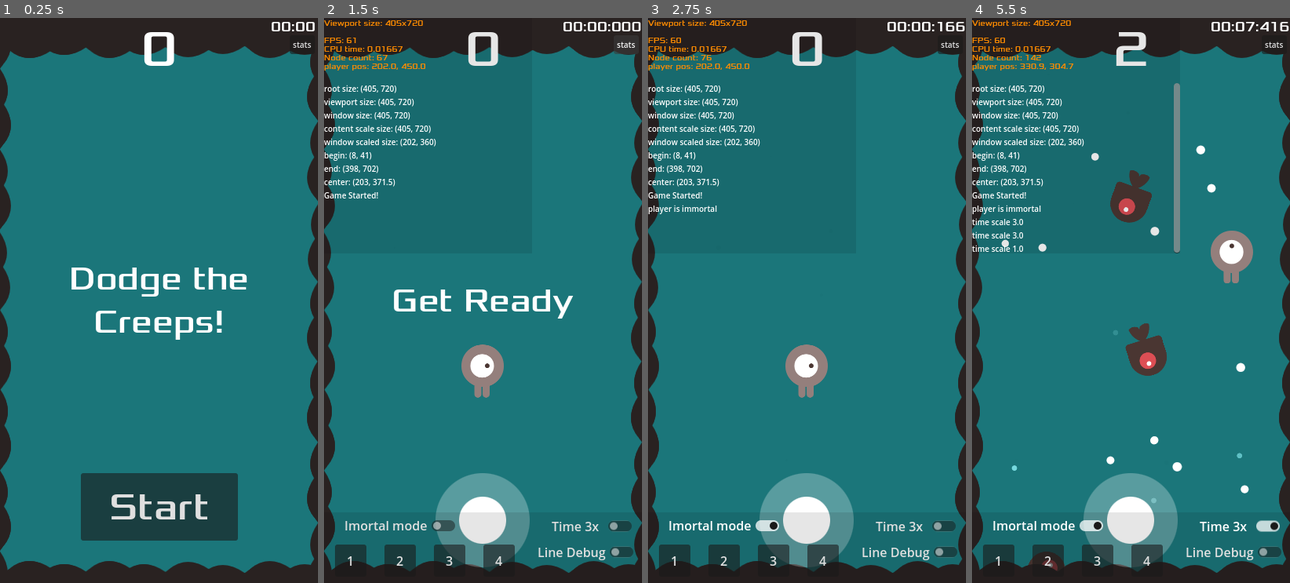
Above: before the commit, frames 1-4 (left to right).
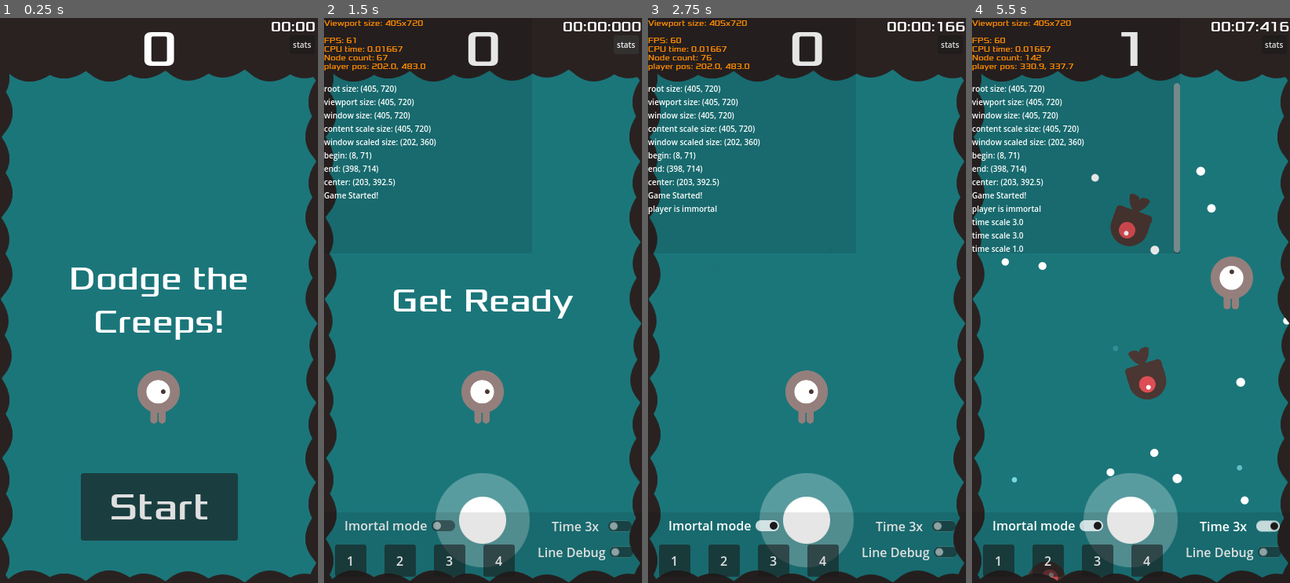
Above: after the commit, the same moments.

Repository: azevedoruan/DodgeTheCreeps
Game: Godot game, scene res://scenes/Main.tscn
Same seed, same stepped clock (60 frames per second), same inputs: the game is played once before the commit and once after it.
Inputs (mouse positions are in pixels of both pictures, inside the frame that each line leads up to):
- Up to frame 1 (0.25 s): no input
- Up to frame 2 (1.5 s): click "Start" at 0.5 s; click "stats" at 1.25 s
- Up to frame 3 (2.75 s): click "Imortal mode" at 2 s
- Up to frame 4 (5.5 s): move the mouse to (1200, 272) at 2.77 s; hold Right (move_right) 2.78-3.5 s; tap T (time_scale) at 2.85, 5.1 s; click (1200, 272) at 2.92 s; click "Time 3x" at 3.5 s; drag from (1067, 328) to (1153, 232) at 4.27 s; move the mouse to (1162, 176) at 5.02 s; hold Right (move_right) from 5.03 s (still down)

The runs differ from the first frame. In frame 1, 8.6% of the frame differs, in the area x 0-100%, y 5-100%; in frame 2, 8.9%; in frame 3, 8.9%; in frame 4, 12%, in the area x 0-100%, y 2-100%.

Commit message:
ajustado posições da moldura do nível

Diff:
--- a/project.godot
+++ b/project.godot
@@ -71,5 +71,4 @@
 
 renderer/rendering_method="mobile"
 textures/vram_compression/import_etc2_astc=true
-environment/defaults/default_clear_color=Color(0.160784, 0.133333, 0.129412, 1)
 anti_aliasing/quality/msaa_2d=1
--- a/scenes/Main.tscn
+++ b/scenes/Main.tscn
@@ -41,123 +41,111 @@
 
 [node name="Background" type="ColorRect" parent="Container"]
 layout_mode = 1
-anchors_preset = 8
+anchors_preset = 5
 anchor_left = 0.5
-anchor_top = 0.5
 anchor_right = 0.5
-anchor_bottom = 0.5
 offset_left = -209.5
-offset_top = -360.0
 offset_right = 210.5
-offset_bottom = 360.0
+offset_bottom = 735.0
 grow_horizontal = 2
-grow_vertical = 2
 color = Color(0.105882, 0.462745, 0.478431, 1)
+metadata/_edit_lock_ = true
 
 [node name="GameplayBorder" type="Control" parent="Container"]
 z_index = 10
 layout_mode = 1
-anchors_preset = 8
+anchors_preset = 5
 anchor_left = 0.5
-anchor_top = 0.5
 anchor_right = 0.5
-anchor_bottom = 0.5
 offset_left = -194.5
-offset_top = -319.0
+offset_top = 71.0
 offset_right = 195.5
-offset_bottom = 342.0
+offset_bottom = 714.0
 grow_horizontal = 2
-grow_vertical = 2
 script = ExtResource("2_bsfu4")
 is_debug = false
 color = Color(0, 1, 0, 1)
 line_width = 4.0
+metadata/_edit_lock_ = true
 
 [node name="BubbleHandler" parent="Container" node_paths=PackedStringArray("main") instance=ExtResource("12_2p1r6")]
 z_index = 0
 main = NodePath("../..")
 
 [node name="Player" parent="Container" node_paths=PackedStringArray("joystick_handler") instance=ExtResource("3_4njg7")]
+position = Vector2(202, 483)
 joystick_handler = NodePath("../../JoyStickHandler")
 
 [node name="StartPosition" type="Marker2D" parent="Container"]
-position = Vector2(202, 450)
+position = Vector2(202, 483)
 
 [node name="MarginTop" type="TextureRect" parent="Container"]
 z_index = 2
 layout_mode = 1
-anchors_preset = 8
+anchors_preset = 5
 anchor_left = 0.5
-anchor_top = 0.5
 anchor_right = 0.5
-anchor_bottom = 0.5
 offset_left = -500.0
-offset_top = -548.0
+offset_top = -158.0
 offset_right = 500.0
-offset_bottom = -308.0
+offset_bottom = 82.0
 grow_horizontal = 2
-grow_vertical = 2
 texture = ExtResource("19_hj66a")
 expand_mode = 1
 stretch_mode = 1
+metadata/_edit_lock_ = true
 
 [node name="MarginBottom" type="TextureRect" parent="Container"]
 z_index = 2
 layout_mode = 1
-anchors_preset = 8
+anchors_preset = 5
 anchor_left = 0.5
-anchor_top = 0.5
 anchor_right = 0.5
-anchor_bottom = 0.5
 offset_left = -500.0
-offset_top = 331.0
+offset_top = 703.0
 offset_right = 500.0
-offset_bottom = 571.0
+offset_bottom = 943.0
 grow_horizontal = 2
-grow_vertical = 2
 texture = ExtResource("19_hj66a")
 expand_mode = 1
 stretch_mode = 1
 flip_v = true
+metadata/_edit_lock_ = true
 
 [node name="MarginLeft" type="TextureRect" parent="Container"]
 z_index = 2
 layout_mode = 1
-anchors_preset = 8
+anchors_preset = 5
 anchor_left = 0.5
-anchor_top = 0.5
 anchor_right = 0.5
-anchor_bottom = 0.5
-offset_left = -427.5
-offset_top = 520.0
-offset_right = 572.5
-offset_bottom = 760.0
+offset_left = -425.5
+offset_top = 967.0
+offset_right = 574.5
+offset_bottom = 1207.0
 grow_horizontal = 2
-grow_vertical = 2
 rotation = -1.5708
 texture = ExtResource("19_hj66a")
 expand_mode = 1
 stretch_mode = 1
+metadata/_edit_lock_ = true
 
 [node name="MarginRigth" type="TextureRect" parent="Container"]
 z_index = 2
 layout_mode = 1
-anchors_preset = 8
+anchors_preset = 5
 anchor_left = 0.5
-anchor_top = 0.5
 anchor_right = 0.5
-anchor_bottom = 0.5
-offset_left = 187.5
-offset_top = 484.0
-offset_right = 1187.5
-offset_bottom = 724.0
+offset_left = 185.5
+offset_top = 998.0
+offset_right = 1185.5
+offset_bottom = 1238.0
 grow_horizontal = 2
-grow_vertical = 2
 rotation = -1.5708
 texture = ExtResource("19_hj66a")
 expand_mode = 1
 stretch_mode = 1
 flip_v = true
+metadata/_edit_lock_ = true
 
 [node name="MobSpawner" type="Node" parent="."]
 script = ExtResource("7_fg8rl")
